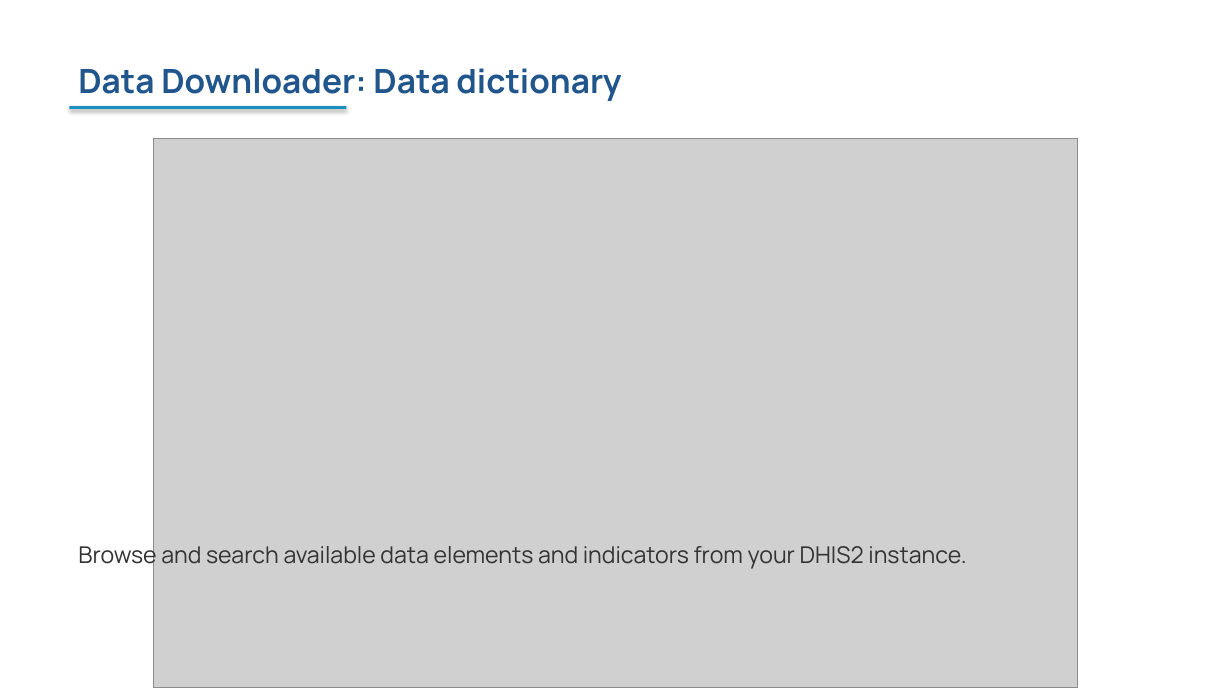
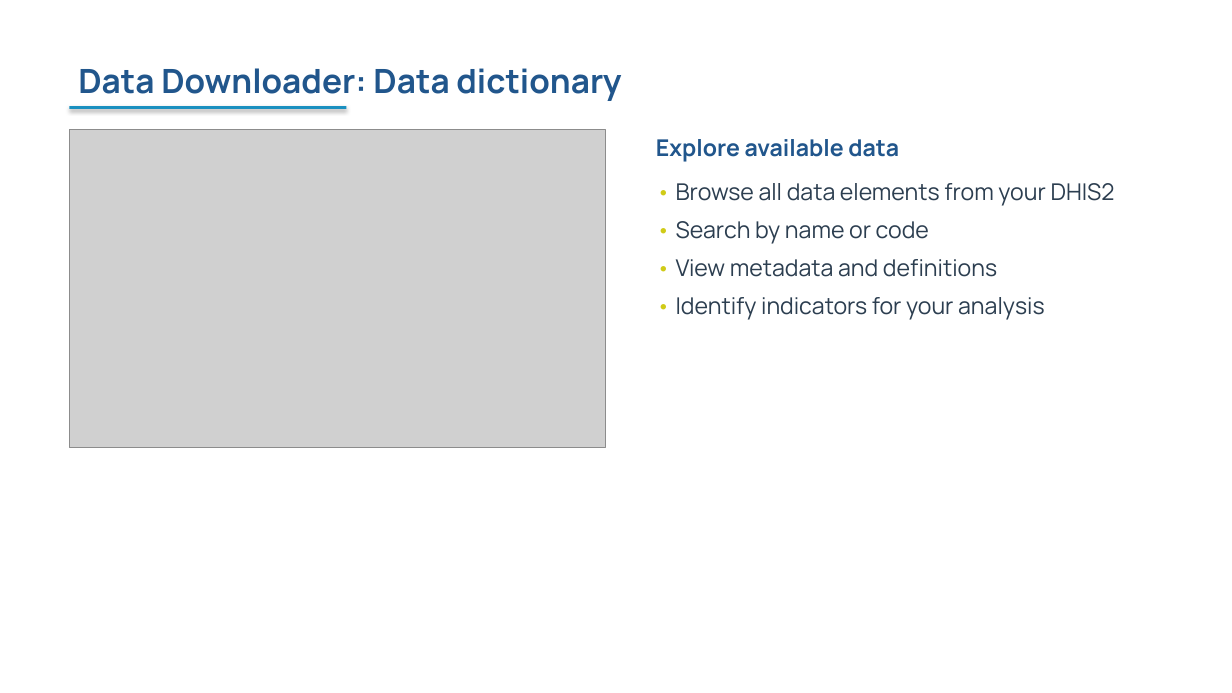
Before and after one commit to FASTR-Analytics/fastr-resource-hub, a slide deck: slide 25 of outputs/2026-zambia_deck.pptx. Drawn at 1232x693 pixels with LibreOffice and Linux fonts; fonts in the diff are those of the drawing; grey boxes stand for pictures. Boxes give left, top, right and bottom in pixels: in the first picture for what was removed or moved away, otherwise in the second. Text is boxed around its words. In the diff, an @@ line names an element or a change of style, - is before the commit and + after.

```diff
--- a/outputs/2026-zambia_deck.pptx
+++ b/outputs/2026-zambia_deck.pptx
@@ picture: place and size @@
-picture at <box>154,139,1079,688</box>
+picture at <box>69,129,605,448</box>
@@ text at <box>656,139,1115,320</box>: text changed; text colour #333333 to #2C3E50 @@
-Browse and search available data elements and indicators from your DHIS2 instance.
+Explore available data
+• Browse all data elements from your DHIS2
+• Search by name or code
+• View metadata and definitions
+• Identify indicators for your analysis
```
Also in this commit, not shown: 34 other slides changed, 1 slide added, 1 slide removed, 38 other files.
